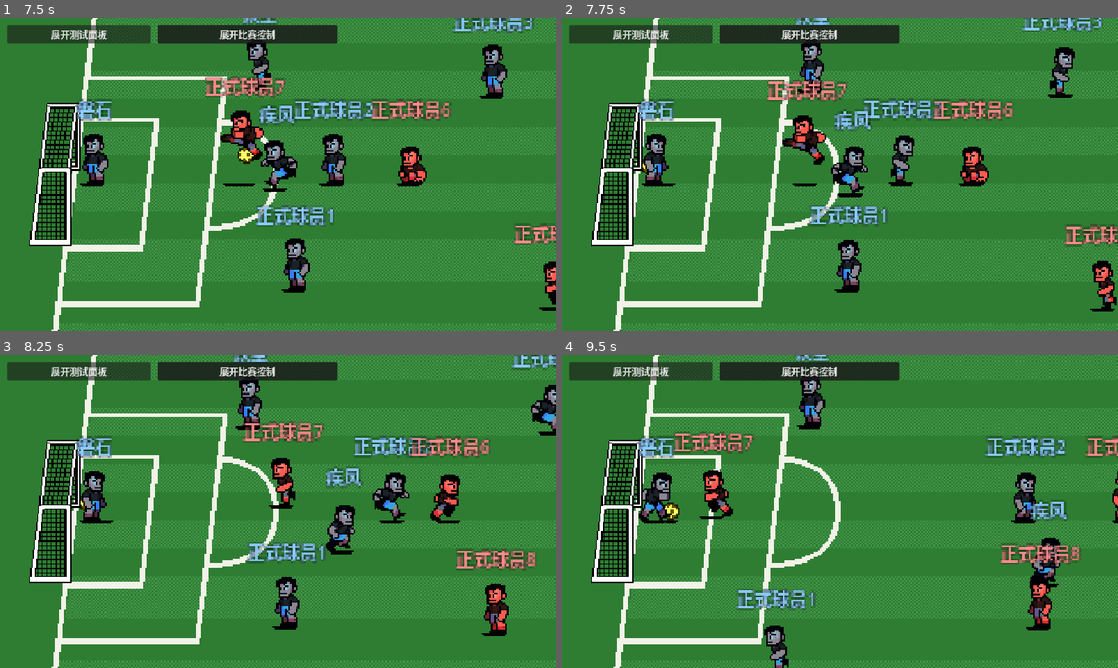
Above: before the commit, frames 1-4 (two rows, left to right).
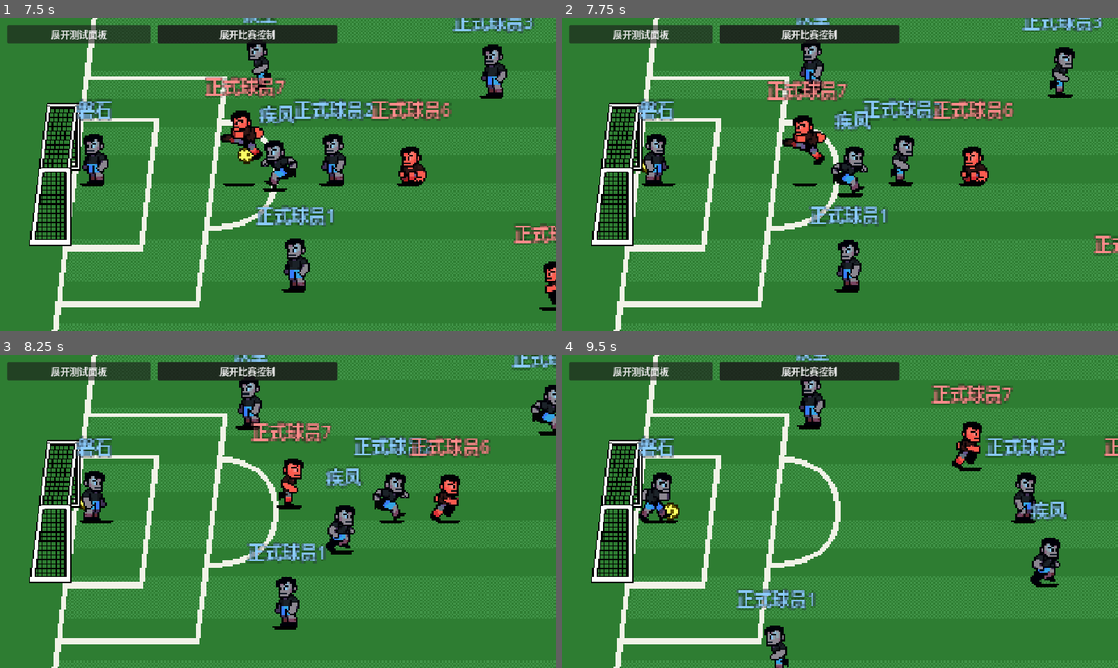
Above: after the commit, the same moments.

Repository: zerro12402/LuckyFootball
Game: Godot game, scene res://scenes/main/game_modes.tscn
Same seed, same stepped clock (60 frames per second), same inputs: the game is played once before the commit and once after it.
Inputs (mouse positions are in pixels of both pictures, inside the frame that each line leads up to):
- Up to frame 1 (7.5 s): click "正式比赛" at 0.5 s; click "展开比赛控制" at 1.25 s; click "开始比赛" at 2 s; tap Enter at 2.75 s; move the mouse to (400, 158) at 2.77 s; hold D (move_right) 2.78-3.5 s; tap M at 2.85 s; click (400, 158) at 2.92 s; tap Space at 3.02, 6.02 s; drag from (166, 190) to (250, 237) at 3.52 s; move the mouse to (333, 105) at 4.27 s; hold D (move_right) 4.28-5 s; tap K at 4.35 s; drag from (250, 237) to (111, 127) at 5.02 s; move the mouse to (444, 221) at 5.77 s; hold A (move_left) 5.78-6.5 s; tap Tab at 5.85 s; drag from (111, 127) to (194, 96) at 6.52 s; move the mouse to (305, 174) at 7.27 s; hold S (move_down) from 7.28 s (still down); tap L at 7.35 s; click (305, 174) at 7.42 s
- Up to frame 2 (7.75 s): keep holding S (move_down)
- Up to frame 3 (8.25 s): release S (move_down) at 8 s; drag from (194, 433) to (166, 527) at 8.02 s
- Up to frame 4 (9.5 s): move the mouse to (962, 495) at 8.77 s; hold W (move_up) from 8.78 s (still down); tap J at 8.85 s; tap Space at 9.02 s

Frame 1 is identical in both runs. In frame 2, 1.1% of the frame differs, in the area x 90-100%, y 65-94%; in frame 3, 2.7%; in frame 4, 4.3%, in the area x 20-100%, y 9-88%.

Commit message:
ai opt

Diff:
--- a/scripts/core/ai/role_candidate_builder.gd
+++ b/scripts/core/ai/role_candidate_builder.gd
@@ -30,6 +30,11 @@
 	var is_primary_defender := phase == TeamTacticalContext.Phase.DEFEND \
 		and not ball.owner_player_id.is_empty() and primary == player_id
 	var is_primary_collector := phase == TeamTacticalContext.Phase.LOOSE and primary == player_id
+	if TeamTacticalContext.is_defending_keeper_possession(snapshot, player.team_id):
+		var retreat := movement_target(snapshot, player, AIActionCandidate.Behavior.RETURN,
+			role, anchor, goal, position_id)
+		return [_move(player, retreat, AIActionCandidate.Behavior.RETURN,
+			_tuning.weight(role, AIActionCandidate.Behavior.RETURN))]
 	if requires_region_return(snapshot, player, primary, position_id, goal):
 		var bounds := activity_bounds(snapshot, player, position_id, goal)
 		return [_move(player, _clamp_to_rect(player.position_m, bounds), AIActionCandidate.Behavior.RETURN,
@@ -138,8 +143,9 @@
 				point = carrier.position_m + carrier.movement_input * carrier.movement_speed_mps \
 					* PlayerStateMachine.POSSESSION_MOVEMENT_SPEED_MULTIPLIER * _tuning.number("press_prediction_seconds")
 		AIActionCandidate.Behavior.RETURN:
-			var threat := carrier.position_m if carrier != null else snapshot.ball.position_m
-			point = anchor.lerp(threat - Vector2(direction * _tuning.number("defense_standoff_m"), 0), 0.5)
+			if carrier == null or not carrier.is_goalkeeper or carrier.team_id == player.team_id:
+				var threat := carrier.position_m if carrier != null else snapshot.ball.position_m
+				point = anchor.lerp(threat - Vector2(direction * _tuning.number("defense_standoff_m"), 0), 0.5)
 		AIActionCandidate.Behavior.SUPPORT:
 			if snapshot.ball.target_player_id == player.player_id:
 				return player.position_m
--- a/scripts/core/ai/team_role_coordinator.gd
+++ b/scripts/core/ai/team_role_coordinator.gd
@@ -8,6 +8,9 @@
 ## Keeps a valid incumbent until a materially earlier eligible teammate can take over.
 func select_primary(snapshot: MatchStateSnapshot, team: String, target: Vector2,
 		config: AIBehaviorConfig) -> String:
+	if TeamTacticalContext.is_defending_keeper_possession(snapshot, team):
+		clear_team(team)
+		return ""
 	var best: PlayerStateSnapshot = null
 	var best_time := INF
 	for player in snapshot.players:
--- a/scripts/core/ai/team_tactical_context.gd
+++ b/scripts/core/ai/team_tactical_context.gd
@@ -3,6 +3,14 @@
 extends RefCounted
 
 enum Phase { ATTACK, DEFEND, LOOSE }
+
+
+## A rival keeper's controlled possession calls for a defensive reset rather than a press.
+static func is_defending_keeper_possession(snapshot: MatchStateSnapshot, team: String) -> bool:
+	if snapshot.ball == null:
+		return false
+	var owner := snapshot.get_player(snapshot.ball.owner_player_id)
+	return owner != null and owner.is_goalkeeper and owner.team_id != team
 
 ## Uncontrolled untouched passes/shots retain the releasing team's tactics; defensive contact makes both loose.
 static func phase_for(snapshot: MatchStateSnapshot, team: String) -> int:
--- a/tests/unit/test_ai_passing_and_active_duties.gd
+++ b/tests/unit/test_ai_passing_and_active_duties.gd
@@ -14,12 +14,41 @@
 func _init() -> void:
 	_test_directional_passes()
 	_test_pressing_and_handoff()
+	_test_retreat_on_keeper_possession()
 	_test_live_support()
 	_test_actual_player_movement()
 	for failure in _failures:
 		printerr(failure)
 	print("AI passing and active duties: ", "PASS" if _failures.is_empty() else "FAIL")
 	quit(0 if _failures.is_empty() else 1)
+
+## The former presser must drop back on the same frame that the opposing keeper gains control.
+func _test_retreat_on_keeper_possession() -> void:
+	var f := Fixture.new()
+	var carrier := f.player("swift_forward", Vector2(-24, 0))
+	var keeper := f.player("steady_keeper", Vector2(-24, 0), "home", true)
+	var defender := f.player("formal_player_04", Vector2(-22, 0), "away")
+	var players: Array[PlayerRuntime] = [carrier, keeper, defender]
+	var ball := BallMatchState.new(carrier.state.position_m)
+	ball._set_owner(carrier.player_id)
+	var source := f.source(true)
+	source.propose_actions(f.snapshot(players, ball))
+	_check(source._plans[defender.player_id].behavior == AIActionCandidate.Behavior.PRESS,
+		"An ordinary opposing carrier draws the primary defender")
+	ball._set_owner(keeper.player_id)
+	var snapshot := f.snapshot(players, ball, "", 1, false, 1)
+	var actions := source.propose_actions(snapshot)
+	_check(TeamTacticalContext.phase_for(snapshot, "home") == TeamTacticalContext.Phase.ATTACK
+		and TeamTacticalContext.phase_for(snapshot, "away") == TeamTacticalContext.Phase.DEFEND,
+		"Keeper control puts the keeper's team on attack and its opponent on defense")
+	_check(source._plans[defender.player_id].behavior == AIActionCandidate.Behavior.RETURN
+		and _movement(actions, defender.player_id).x > 0.0,
+		"The former presser returns to its defensive region before the next heartbeat")
+	ball._set_owner(carrier.player_id)
+	source.propose_actions(f.snapshot(players, ball, "", 1, false, 2))
+	_check(source._plans[defender.player_id].behavior == AIActionCandidate.Behavior.PRESS,
+		"Ordinary pressing resumes when a field player takes possession")
+
 
 ## Forward/backward uses team attack direction, including mirrored sides and a backward-only escape.
 func _test_directional_passes() -> void:
